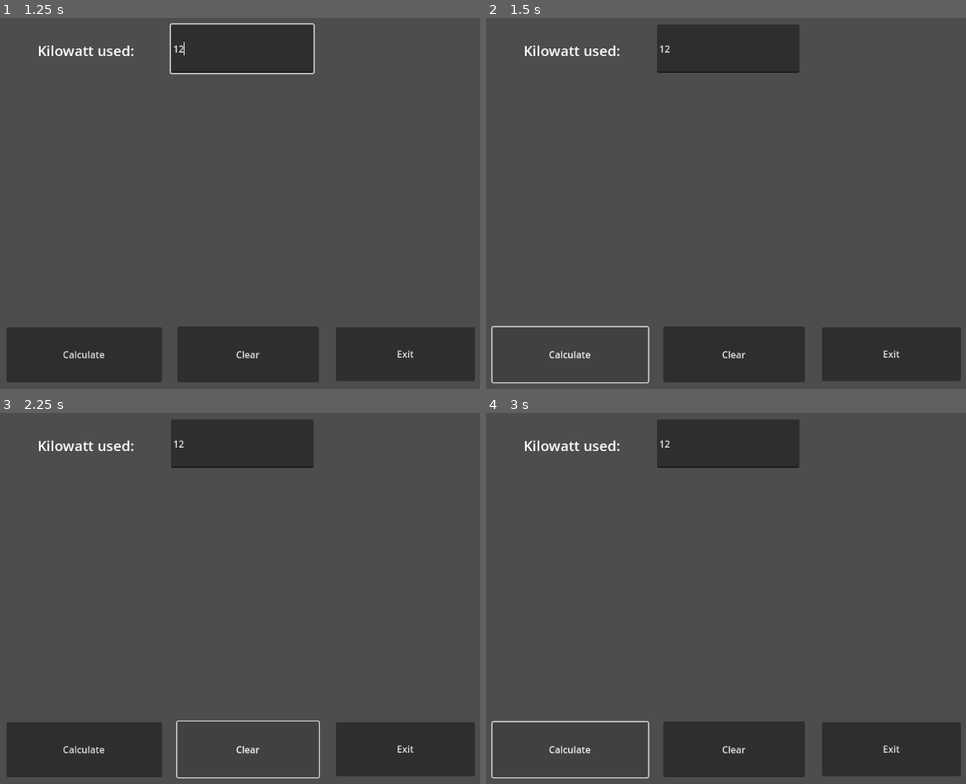
Above: before the commit, frames 1-4 (two rows, left to right).
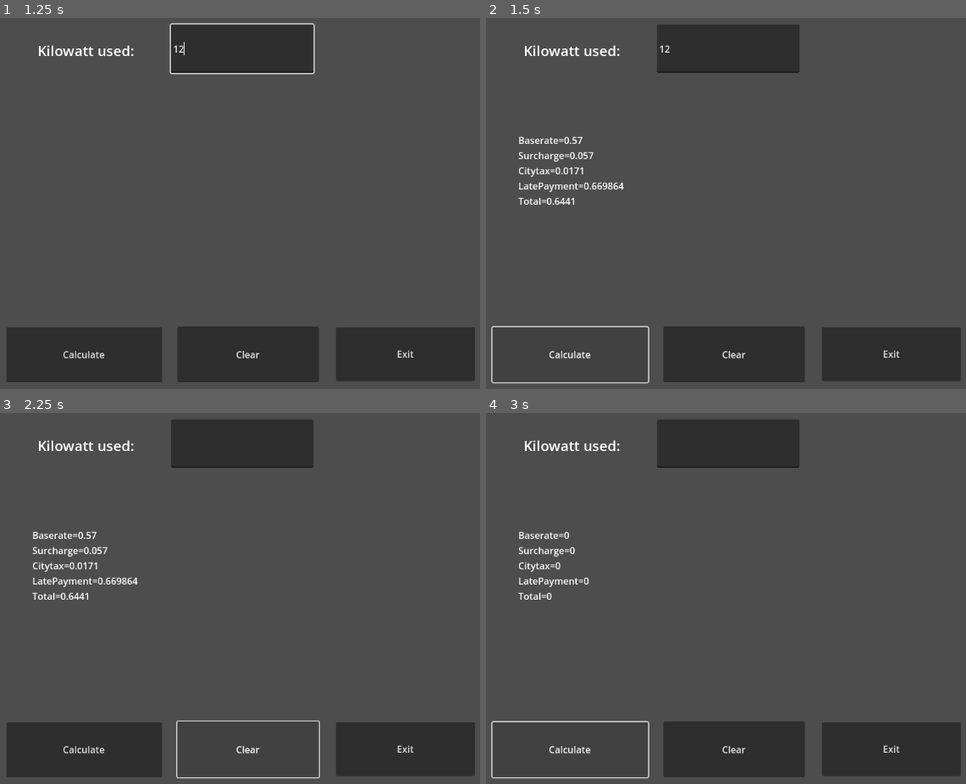
Above: after the commit, the same moments.

Repository: pepparwalsh/game-Design-1
Game: Godot game, scene res://prog_93a.tscn
The game is run twice, just before and just after one commit, with the same random seed, the same clock (stepped at 60 frames per second) and the same inputs. This scene is started directly instead of the project's main scene.
Inputs (mouse positions are in pixels of both pictures, inside the frame that each line leads up to):
- Up to frame 1 (1.25 s): click (240, 47) at 0.52 s; type "12" at 0.6 s
- Up to frame 2 (1.5 s): click "Calculate" at 1.25 s
- Up to frame 3 (2.25 s): click "Clear" at 2 s
- Up to frame 4 (3 s): click "Calculate" at 2.75 s

Frame 1 is identical in both runs. In frame 2, 0.8% of the frame differs, in the area x 6-29%, y 31-51%; in frame 3, 0.8%, in the area x 6-39%, y 7-51%; in frame 4, 0.6%.
Error before the commit: Parse Error: Expected variable name after "var". (res://prog_93a.gd:22)

Commit message:
Update prog_93a.gd
I understand everything i just have some trouble remembering all the codes

Diff:
--- a/prog_93a.gd
+++ b/prog_93a.gd
@@ -10,15 +10,22 @@
 	pass
 
 
+
+func _on_clear_pressed():
+	$Line1.text = ""
+
+
 func _on_exit_pressed():
 	get_tree().quit()
 
 
 
-func _on_clear_pressed():$Line1.text = ""
-
 
 func _on_calculate_pressed():
-	var
-	var
-	var
+	var watts = int($Line1.text)
+	var Baserate = watts * 0.0475
+	var Surcharge = Baserate * .10
+	var Citytax = Baserate * .03
+	var Total = Baserate + Surcharge + Citytax
+	var LatePayment = (Total * 0.04) + Total
+	$Label2.text = "Baserate="+str(Baserate)+"\nSurcharge="+str(Surcharge)+"\nCitytax="+str(Citytax)+"\nLatePayment="+str(LatePayment)+"\nTotal="+str(Total)
